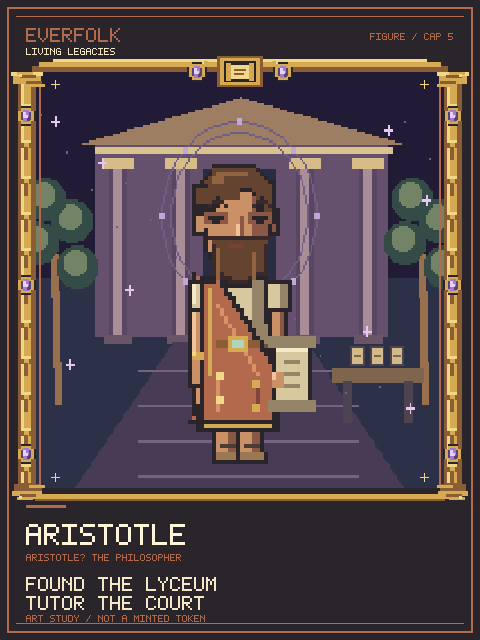
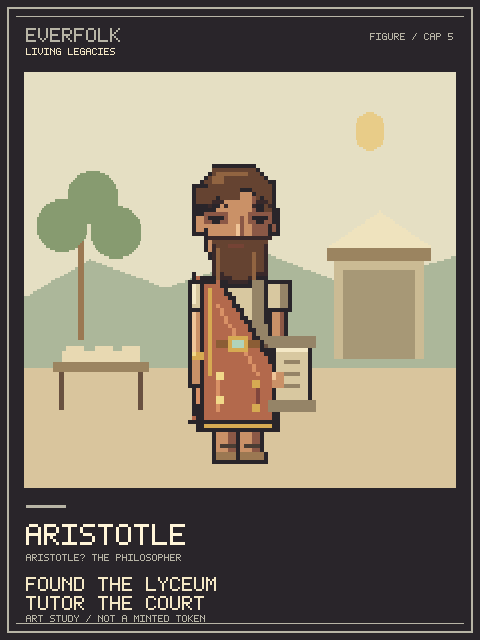
Revision of a layered 480 × 640 image; what changed, layer by layer:
painted on "99-frame-and-lettering" over [7, 7, 473, 633]
removed layer "98-historical-identity-frame" over [11, 56, 469, 501]
painted on "00-landscape" over [24, 72, 456, 488]
